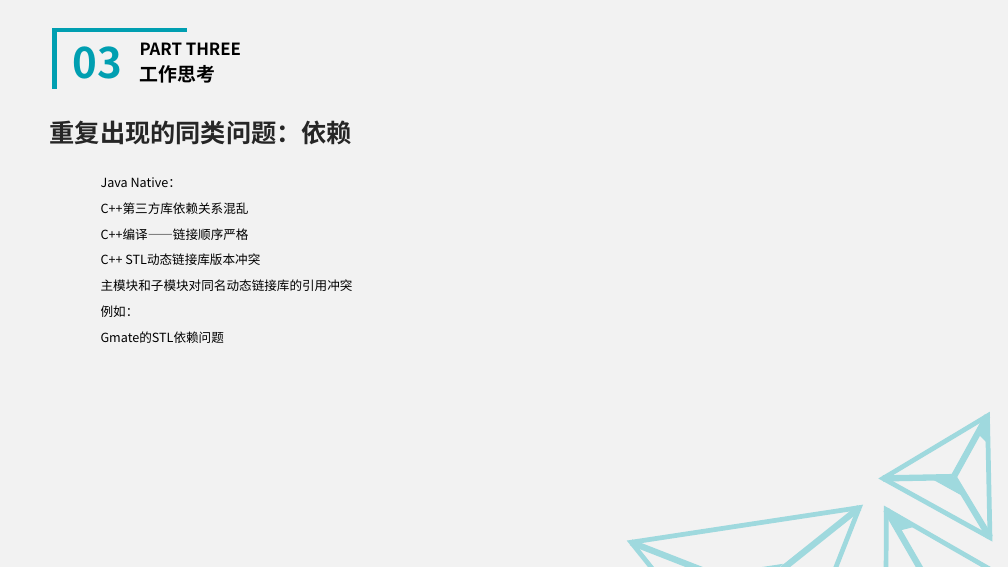
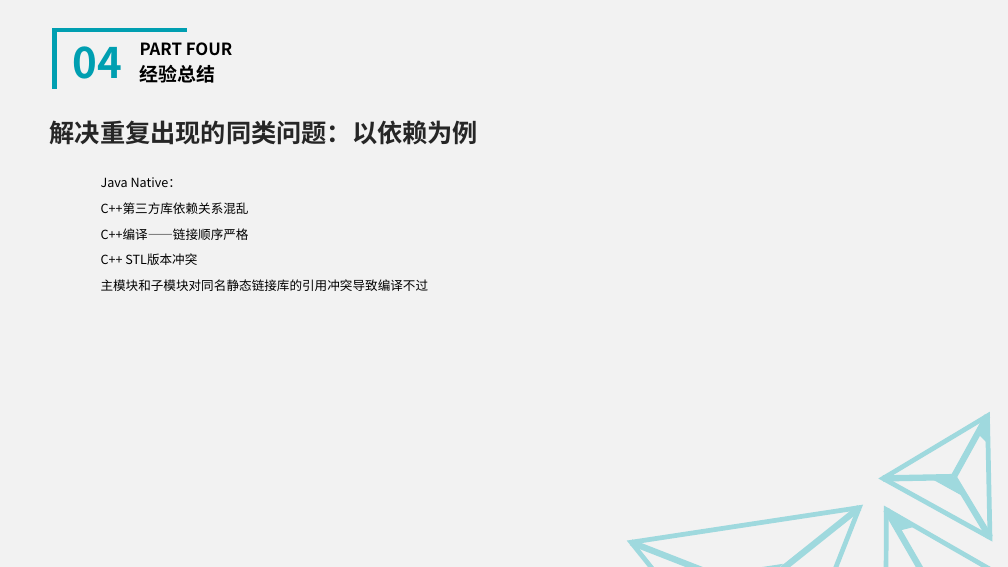
Before and after one commit to Siyuexi/InternNote, a slide deck: slide 15 of Tencent/Gestaltxu实习生答辩.pptx (slide 11 before the commit). Drawn at 1008x567 pixels with LibreOffice and Linux fonts; fonts in the diff are those of the drawing. Boxes give left, top, right and bottom in pixels: in the first picture for what was removed or moved away, otherwise in the second. Text is boxed around its words. In the diff, an @@ line names an element or a change of style, - is before the commit and + after.

```diff
--- a/Tencent/Gestaltxu实习生答辩.pptx
+++ b/Tencent/Gestaltxu实习生答辩.pptx
@@ text at box(72, 46, 122, 79): text changed @@
-03
+04
@@ text at box(140, 42, 232, 56): text changed @@
-PART THREE
+PART FOUR
@@ text at box(140, 65, 216, 83): text changed @@
-工作思考
+经验总结
@@ text at box(50, 120, 478, 145): text changed @@
-重复出现的同类问题：依赖
+解决重复出现的同类问题：以依赖为例
@@ text at box(101, 253, 429, 291): text changed @@
-C++ STL动态链接库版本冲突
-主模块和子模块对同名动态链接库的引用冲突
-例如：
-Gmate的STL依赖问题
+C++ STL版本冲突
+主模块和子模块对同名静态链接库的引用冲突导致编译不过
```
Also in this commit, not shown: 6 other slides changed, 6 slides added, 12 slides removed, 1 other file.
